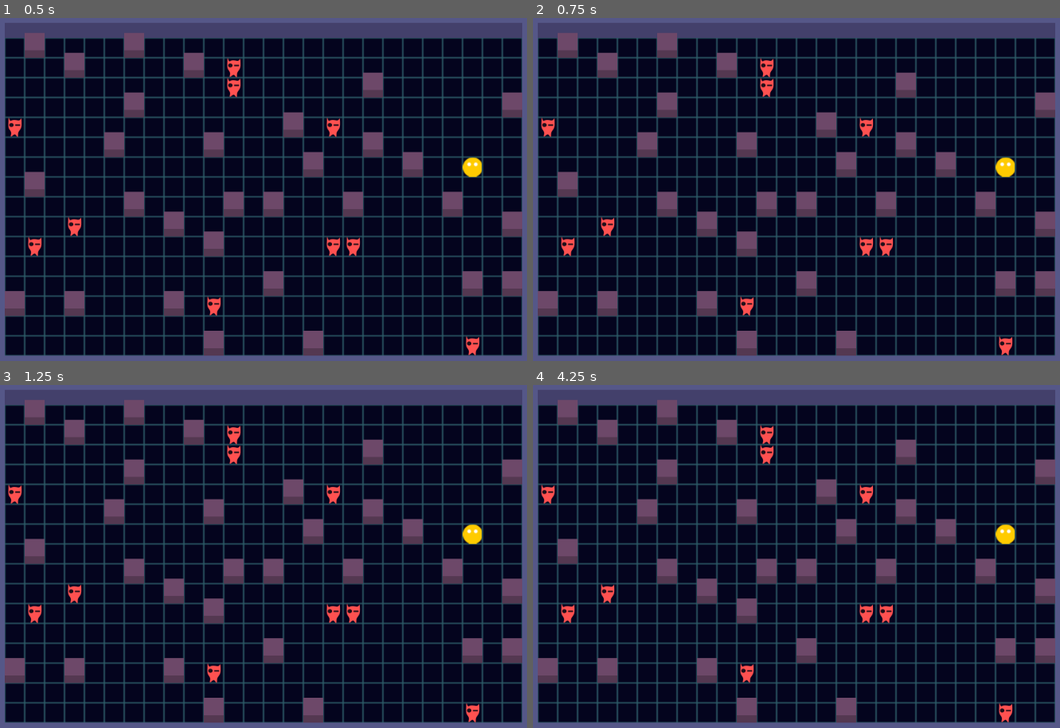
Above: before the commit, frames 1-4 (two rows, left to right).
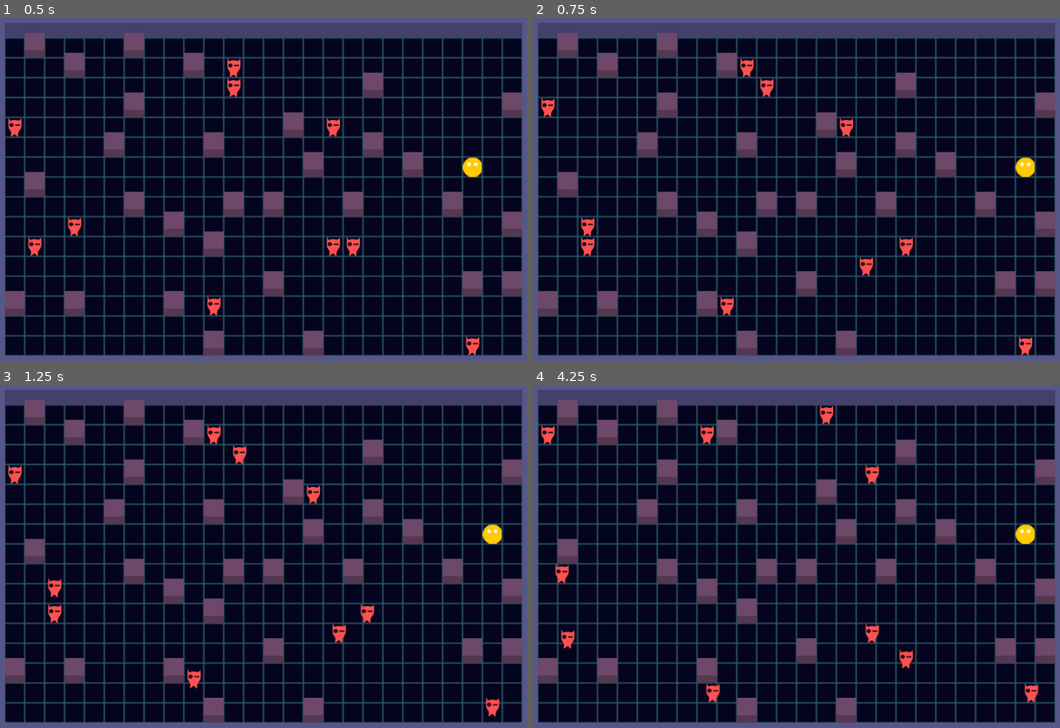
Above: after the commit, the same moments.

Repository: edgex004/RaccoonDelver
Game: Godot game, scene res://Level.tscn
Same seed, same stepped clock (60 frames per second), same inputs: the game is played once before the commit and once after it.
Inputs:
- Up to frame 1 (0.5 s): no input
- Up to frame 2 (0.75 s): tap Enter at 0.5 s; hold Right (player1_right) from 0.53 s (still down)
- Up to frame 3 (1.25 s): keep holding Right (player1_right)
- Up to frame 4 (4.25 s): release Right (player1_right) at 1.28 s; hold Down (player1_down) 1.28-2.03 s; hold Right (player1_right) 2.03-2.78 s; tap Space at 2.75 s; hold Up (player1_up) 2.78-3.53 s; tap Enter at 3.5 s; hold Left (player1_left) from 3.53 s (still down)

Frame 1 is identical in both runs. In frame 2, 2.3% of the frame differs, in the area x 1-96%, y 11-99%; in frame 3, 2.5%; in frame 4, 2.6%, in the area x 1-96%, y 5-99%.
Error before the commit: Invalid get index 'GroundTileMap' (on base: 'YSort'). (res://Scenes/Damageable/Movable/Player/Player.gd:30)

Commit message:
Fix errors from merge.

Diff:
--- a/Scenes/Damageable/Movable/Movable.gd
+++ b/Scenes/Damageable/Movable/Movable.gd
@@ -27,17 +27,17 @@
 	var cur_pos = get_position()
 	var desired_tile_x = tile_x + dir_vector.x * movement_size
 	var desired_tile_y = tile_y + dir_vector.y * movement_size
-	var desired_pos = get_parent()._get_tile_pos(Vector2(desired_tile_x,desired_tile_y),get_parent().GroundTileMap)
+	var desired_pos = get_node('/root/Level')._get_tile_pos(Vector2(desired_tile_x,desired_tile_y),get_node('/root/Level').GroundTileMap)
 	if (!check_for_collision(desired_tile_x,desired_tile_y)):
 		#set_position(desired_pos)
 		move_tween.interpolate_property(self, "position",
 		cur_pos, desired_pos, move_time, Tween.TRANS_SINE, Tween.EASE_IN)
 		move_tween.start()
-		get_parent().swap_tile(tile_x, tile_y, desired_tile_x,desired_tile_y)
+		get_node('/root/Level').swap_tile(tile_x, tile_y, desired_tile_x,desired_tile_y)
 
 func check_for_collision(x:int, y:int) -> bool:
 	# Returns true if the space cannot be moved to because something is there
-	var collider = get_parent().get_object(x,y)
+	var collider = get_node('/root/Level').get_object(x,y)
 	if (collider == null): return false
 	var space_state = get_world_2d().direct_space_state
 	if is_instance_valid(collider) and 'is_alive' in collider and collider.is_alive and collider.has_method('take_damage'):
